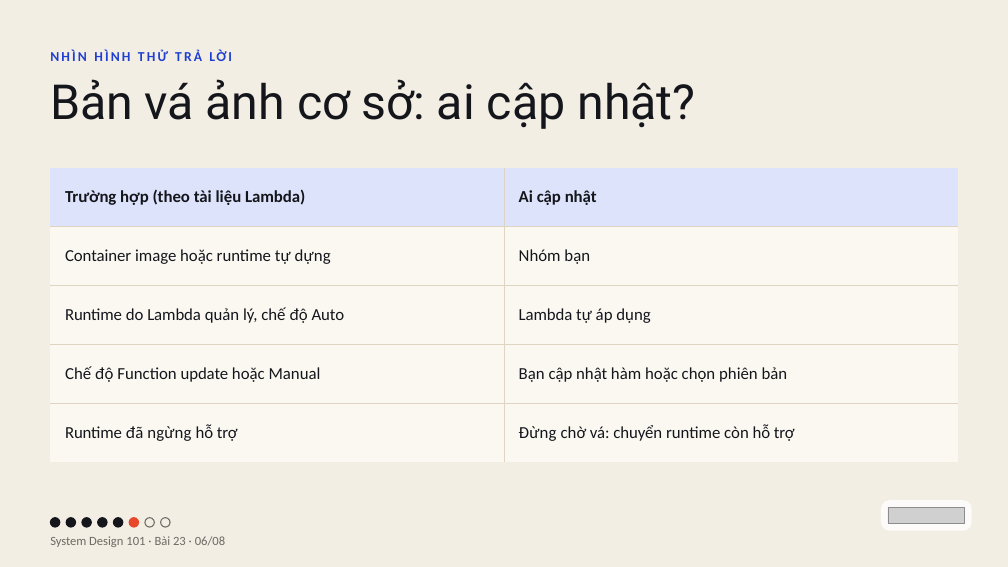
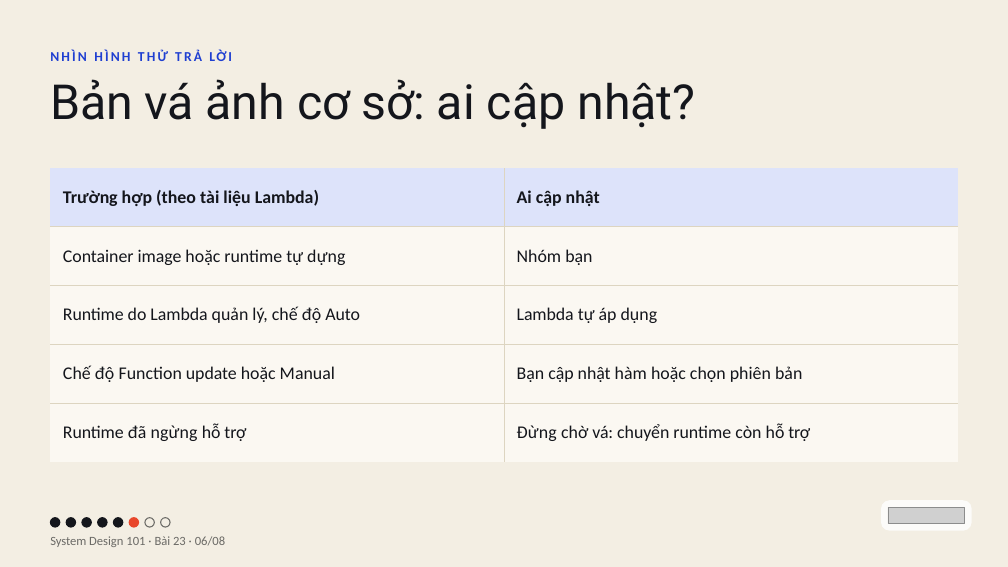
Before and after one commit to vohoailinh90/tool-marketing-studio, a slide deck: slide 6 of system-design-101/vi/lessons/sd-13-023/slides/sd-13-023.pptx. Drawn at 1008x567 pixels with LibreOffice and Linux fonts; fonts in the diff are those of the drawing; grey boxes stand for pictures. Boxes give left, top, right and bottom in pixels: in the first picture for what was removed or moved away, otherwise in the second. Text is boxed around its words. In the diff, an @@ line names an element or a change of style, - is before the commit and + after.

```diff
--- a/system-design-101/vi/lessons/sd-13-023/slides/sd-13-023.pptx
+++ b/system-design-101/vi/lessons/sd-13-023/slides/sd-13-023.pptx
@@ table at [50,168,958,445] @@
@@ size 24 to 25.5 pt @@
@@ letter spacing -0.1 to 0 pt in "(theo" @@
@@ letter spacing -0.1 to -0.2 pt in "Lambda" @@
@@ letter spacing 0.3 to 0.2 pt in "Đừng" @@
@@ line spacing 28.8pt to 30.6pt @@
```
